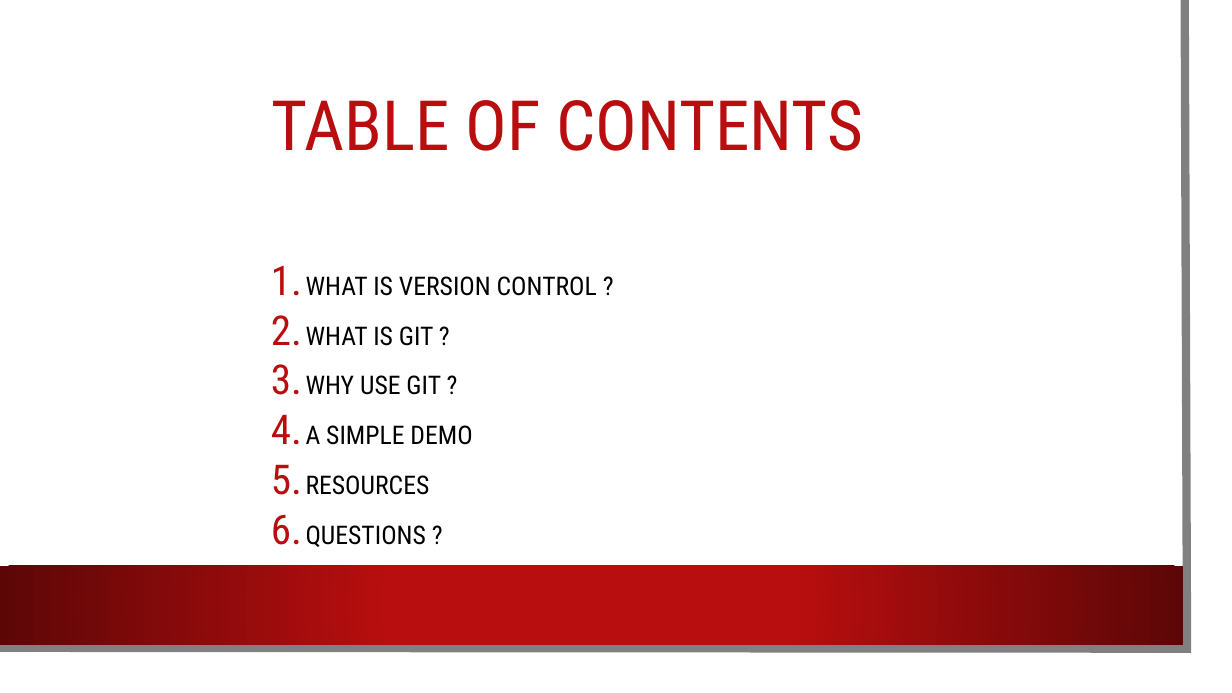
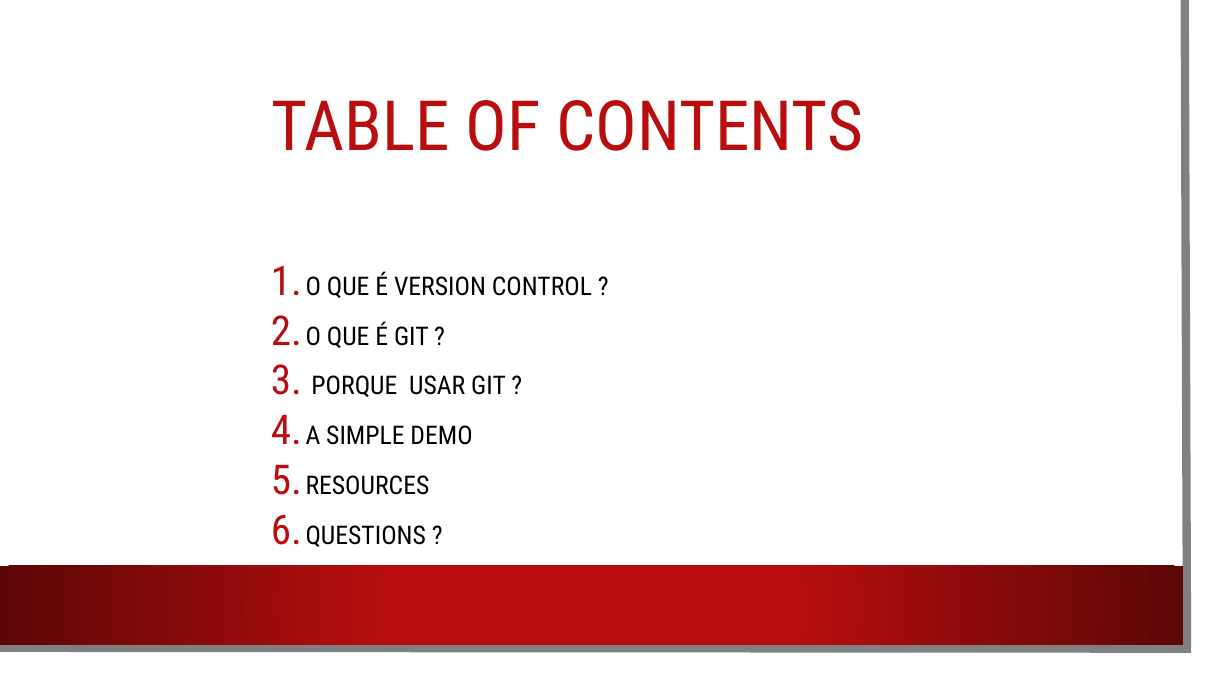
Before and after one commit to 7dimiforster7/ccbs, a slide deck: slide 2 of Traveling trhough time with git.pptx. Drawn at 1232x693 pixels with LibreOffice and Linux fonts; fonts in the diff are those of the drawing; background and template pictures are left out. Boxes give left, top, right and bottom in pixels: in the first picture for what was removed or moved away, otherwise in the second. Text is boxed around its words. In the diff, an @@ line names an element or a change of style, - is before the commit and + after.

```diff
--- a/Traveling trhough time with git.pptx
+++ b/Traveling trhough time with git.pptx
@@ text at bbox=[306, 271, 592, 397]: text changed @@
-1. WHAT IS VERSION CONTROL ?
-2. WHAT IS GIT ?
-3. WHY USE GIT ?
+1. O QUE É VERSION CONTROL ?
+2. O QUE É GIT ?
+3. PORQUE USAR GIT ?
```
Also in this commit, not shown: 2 other slides changed, 1 slide added, 1 slide removed.
